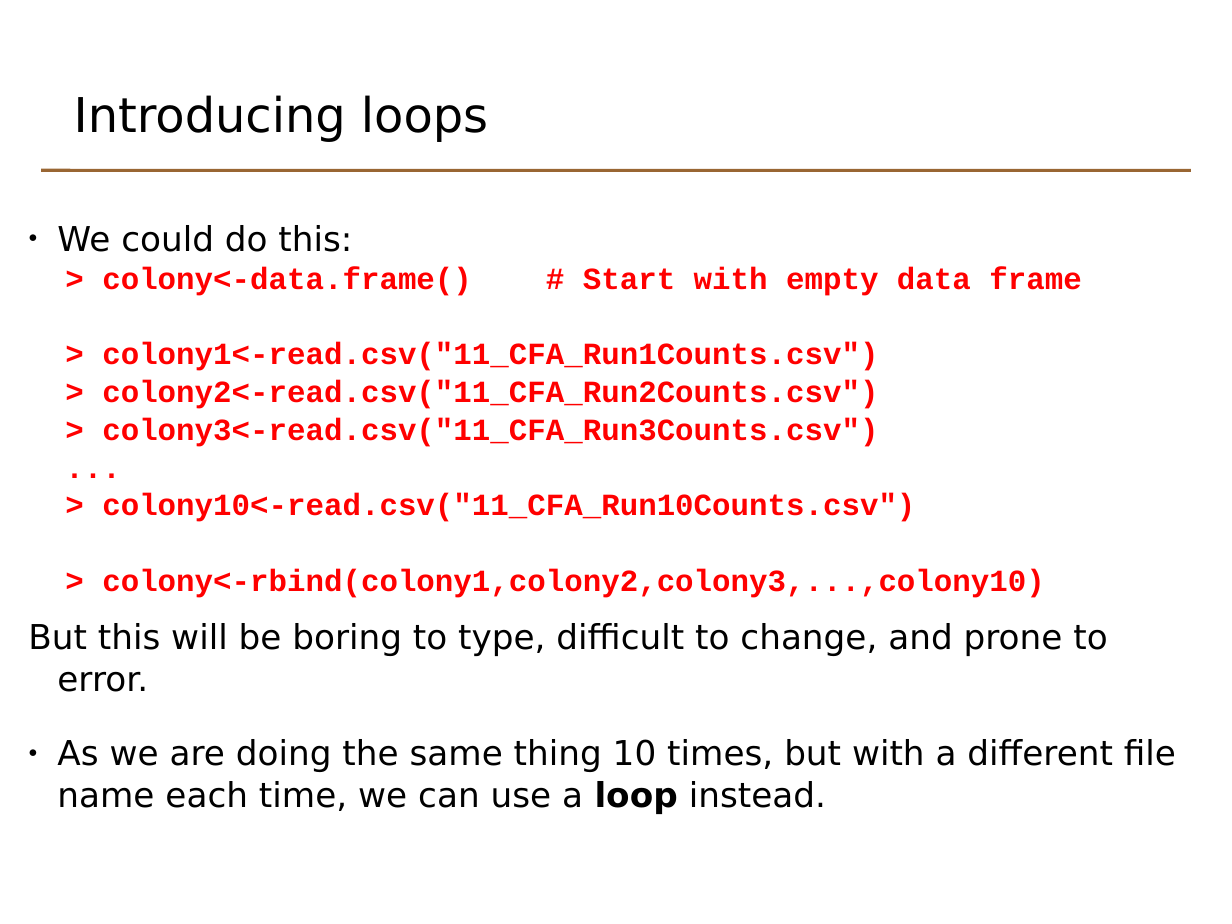
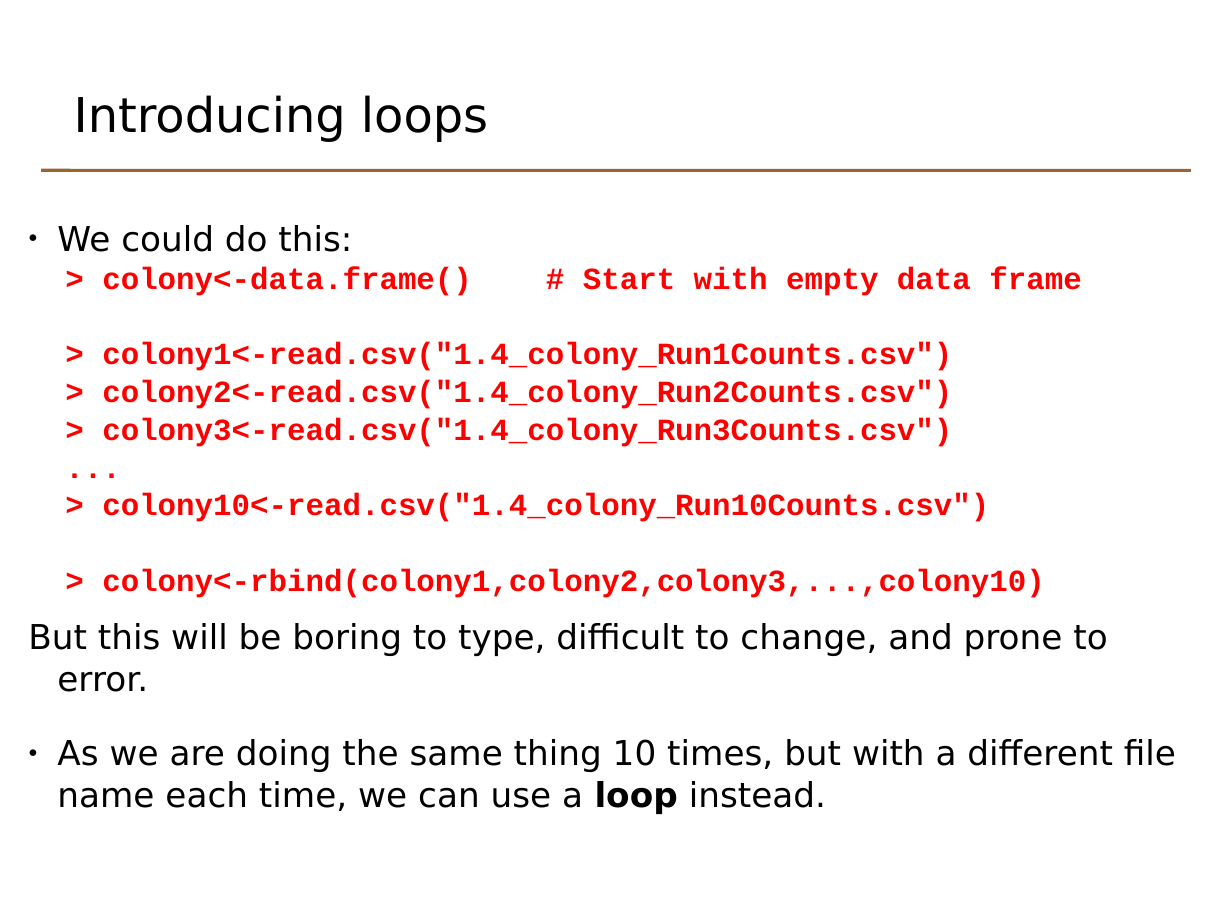
Before and after one commit to johnomics/basicr, a slide deck: slide 65 of Basic_R_Day_1_slides.odp. Drawn at 1232x924 pixels with LibreOffice and Linux fonts; fonts in the diff are those of the drawing. Boxes give left, top, right and bottom in pixels: in the first picture for what was removed or moved away, otherwise in the second. Text is boxed around its words. In the diff, an @@ line names an element or a change of style, - is before the commit and + after.

Commit message:
Edits following run of course 28/29 April
Colony section:
- remove XLS file example
- Use attach and detach instead of data argument
- Remove third part with multiple data files

Bugfixes:
- remove website links
- List slide: Change 'a' to 'one.to.ten' (hangover from old a,b,c variable names)
- Checking input and reporting errors - remove duplication of 'concise' sqXplusX error checking example
- Removed temperature conversion application exercise
- Change all =T and =F to =TRUE and =FALSE

```diff
--- a/Basic_R_Day_1_slides.odp
+++ b/Basic_R_Day_1_slides.odp
@@ text at <box>102,342,952,447</box>: text changed @@
-> colony1<-read.csv("11_CFA_Run1Counts.csv")
-> colony2<-read.csv("11_CFA_Run2Counts.csv")
-> colony3<-read.csv("11_CFA_Run3Counts.csv")
+> colony1<-read.csv("1.4_colony_Run1Counts.csv")
+> colony2<-read.csv("1.4_colony_Run2Counts.csv")
+> colony3<-read.csv("1.4_colony_Run3Counts.csv")
@@ text at <box>102,493,989,522</box>: text changed @@
-> colony10<-read.csv("11_CFA_Run10Counts.csv")
+> colony10<-read.csv("1.4_colony_Run10Counts.csv")
```
Also in this commit, not shown: 2 other slides changed, 15 other files.
